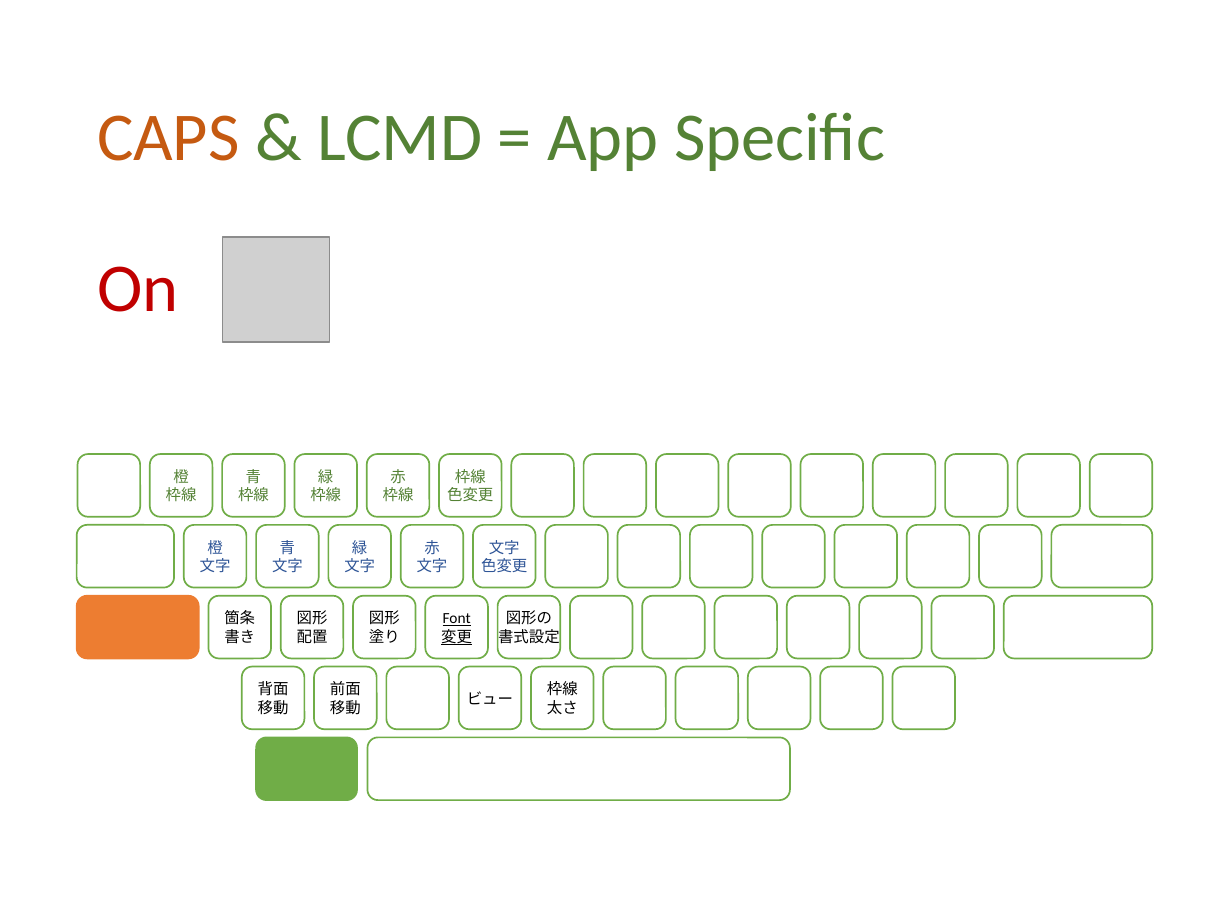
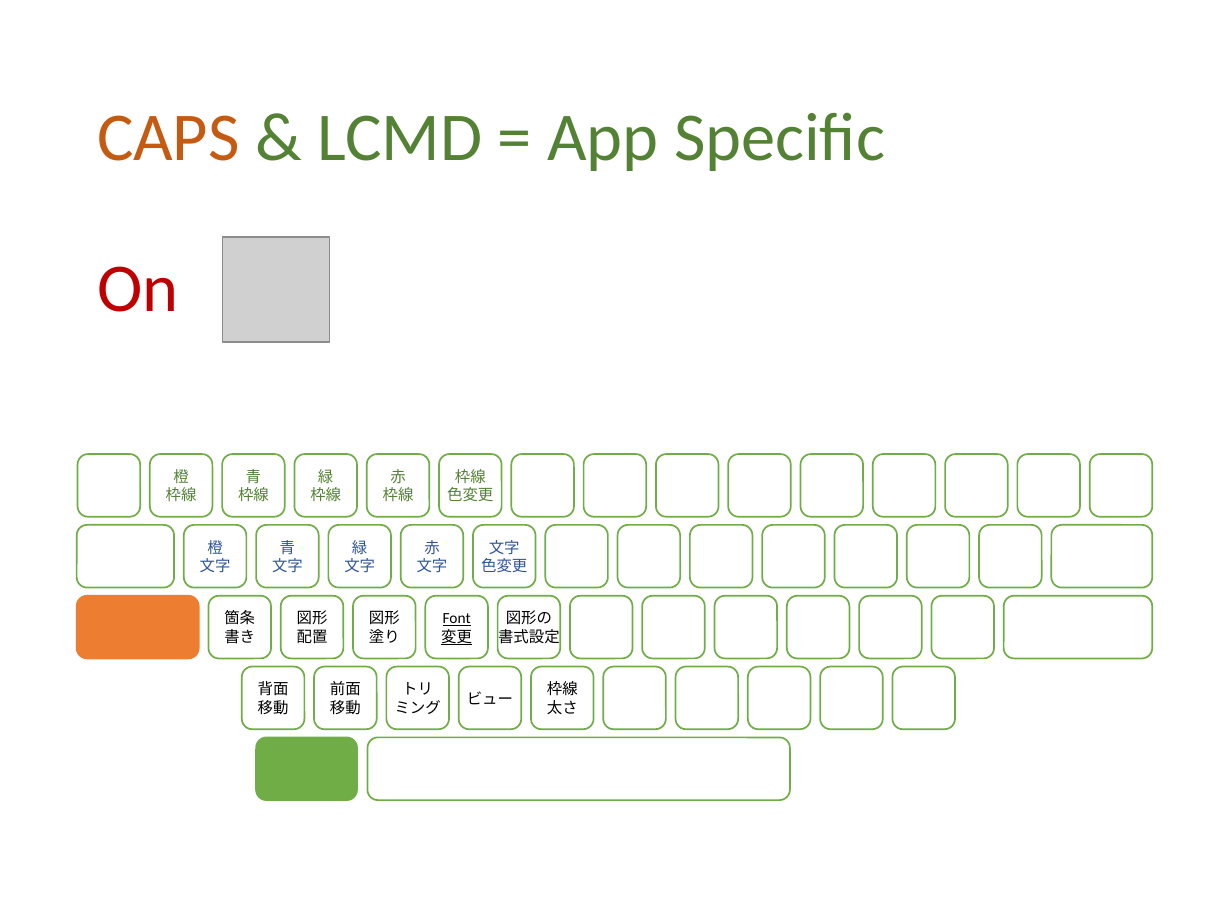
Before and after one commit to ittooo66/myAHK, a slide deck: slide 11 of MANUAL.pptx. Drawn at 1232x924 pixels with LibreOffice and Linux fonts; fonts in the diff are those of the drawing; grey boxes stand for pictures. Boxes give left, top, right and bottom in pixels: in the first picture for what was removed or moved away, otherwise in the second. Text is boxed around its words. In the diff, an @@ line names an element or a change of style, - is before the commit and + after.

```diff
--- a/MANUAL.pptx
+++ b/MANUAL.pptx
@@ text in rounded rectangle at bbox=[395, 682, 441, 714]: text added @@
+トリ
+ミング
```
Also in this commit, not shown: 4 other slides changed.
